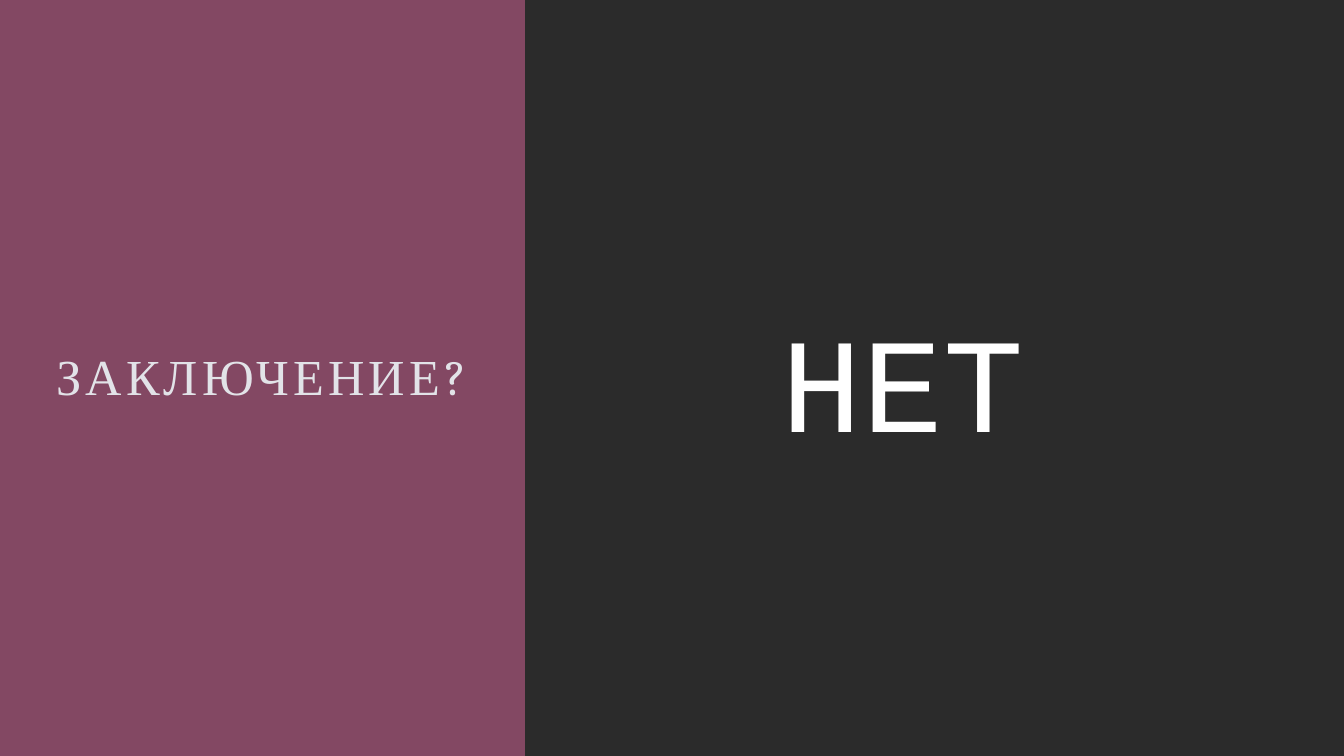
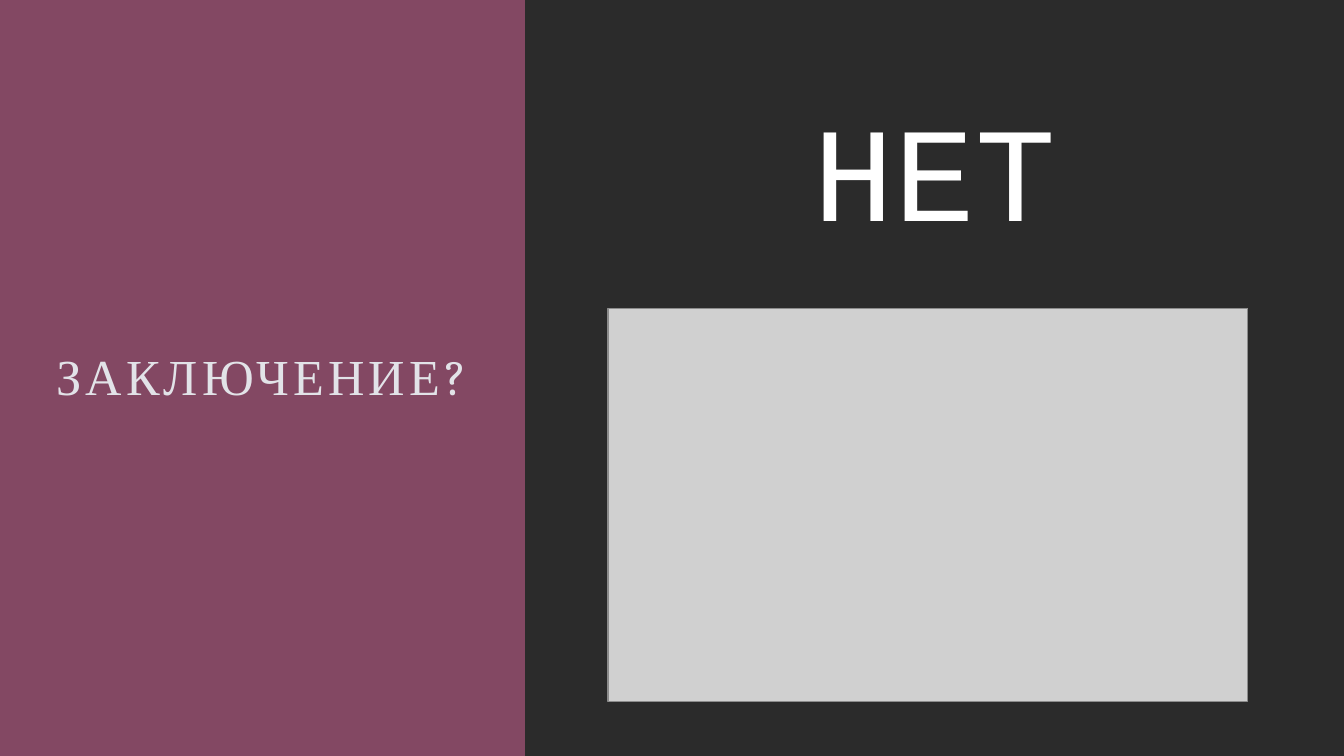
Before and after one commit to Def4ultxD/web, a slide deck: slide 11 of web/Презентация 2 (5).pptx. Drawn at 1344x756 pixels with LibreOffice and Linux fonts; fonts in the diff are those of the drawing; grey boxes stand for pictures; background and template pictures are left out; a plain dark background stands for a picture behind light text. Boxes give left, top, right and bottom in pixels: in the first picture for what was removed or moved away, otherwise in the second. Text is boxed around its words. In the diff, an @@ line names an element or a change of style, - is before the commit and + after.

```diff
--- a/web/Презентация 2 (5).pptx
+++ b/web/Презентация 2 (5).pptx
@@ text "НЕТ": place and size @@
-text "НЕТ" at [782,343,1024,432]
+text "НЕТ" at [814,132,1056,221]
@@ picture added at [608,309,1248,702] @@
```
Also in this commit, not shown: 6 other slides changed, 1 slide added, 1 slide removed.
